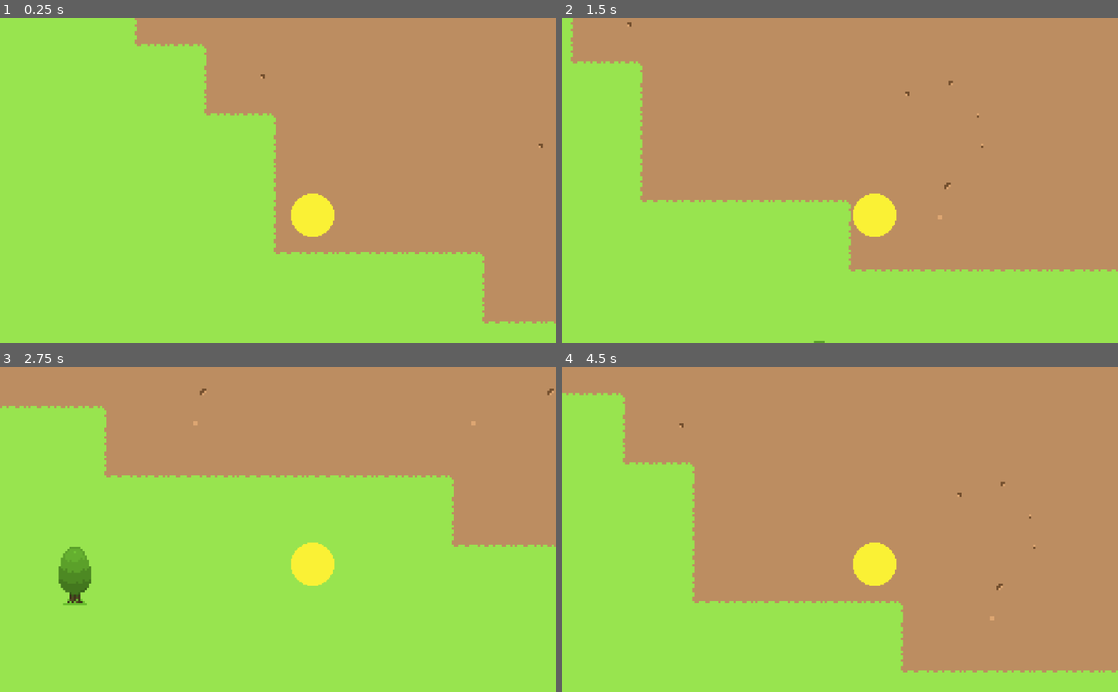
Above: before the commit, frames 1-4 (two rows, left to right).
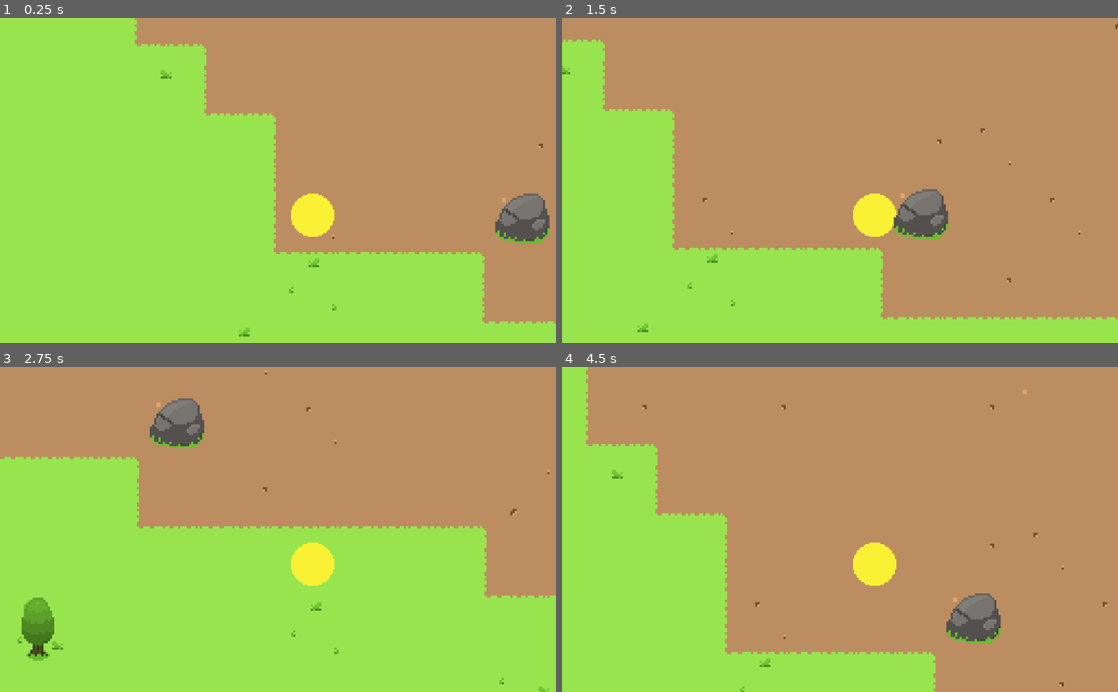
Above: after the commit, the same moments.

Repository: SkyMudder/Game
Game: Godot game, scene res://Main.tscn
The game is run twice, just before and just after one commit, with the same random seed, the same clock (stepped at 60 frames per second) and the same inputs.
Inputs:
- Up to frame 1 (0.25 s): no input
- Up to frame 2 (1.5 s): tap Enter at 0.5 s; hold Right (ui_right) 0.53-1.28 s; hold Down (ui_down) from 1.28 s (still down)
- Up to frame 3 (2.75 s): release Down (ui_down) at 2.03 s; hold Right (ui_right) from 2.03 s (still down)
- Up to frame 4 (4.5 s): release Right (ui_right) at 2.78 s; hold Up (ui_up) 2.78-3.53 s; hold Left (ui_left) from 3.53 s (still down)

The runs differ from the first frame. In frame 1, 1.4% of the frame differs, in the area x 28-99%, y 16-99%; in frame 2, 16%; in frame 3, 18%, in the area x 0-100%, y 1-100%; in frame 4, 13%.

Commit message:
Restructured TileMaps and removed some Grass textures. Grass on top of the Grass Floor now displays on the map

Diff:
--- a/Autoload/WorldVariables.gd
+++ b/Autoload/WorldVariables.gd
@@ -6,7 +6,7 @@
 const __chunkSizePixels : int = __tileSize * __chunkSizeTiles	# Chunk Size in Enigne Units
 
 var __root : Vector2 = Vector2.ZERO	# Where the first Chunk gets generated
-var __renderDistance : int = 2	# Render distance in Chunks (Must be higher than 1)
+var __renderDistance : int = 3	# Render distance in Chunks (Must be higher than 1)
 var __generatedChunks = []	# Array that stores all generated Chunks
 var __nextToGenerate = []	# Array that stores all the Chunks that are up next
 							# to generate (Neighbours of generated Chunks)
--- a/Main.tscn
+++ b/Main.tscn
@@ -1,12 +1,13 @@
-[gd_scene load_steps=14 format=2]
+[gd_scene load_steps=16 format=2]
 
 [ext_resource path="res://TilesetResources/GrassTileMap.png" type="Texture" id=1]
 [ext_resource path="res://Scripts/TileMap.gd" type="Script" id=2]
-[ext_resource path="res://TilesetResources/Nature.png" type="Texture" id=3]
+[ext_resource path="res://TilesetResources/NatureObjects.png" type="Texture" id=3]
 [ext_resource path="res://Sprites/Player.png" type="Texture" id=4]
 [ext_resource path="res://Scripts/Player.gd" type="Script" id=5]
 [ext_resource path="res://Scripts/GameManager.gd" type="Script" id=6]
 [ext_resource path="res://TilesetResources/Dirt.png" type="Texture" id=7]
+[ext_resource path="res://TilesetResources/GrassTop.png" type="Texture" id=8]
 
 [sub_resource type="TileSet" id=1]
 0/name = "Dirt.png 0"
@@ -105,18 +106,9 @@
 0/shapes = [  ]
 0/z_index = 0
 
-[sub_resource type="CircleShape2D" id=3]
-radius = 8.0
-
-[sub_resource type="ConvexPolygonShape2D" id=4]
-points = PoolVector2Array( 3.77344, 21.2571, 29.1699, 21.5362, 28.6117, 25.4434, 25.8209, 26.8388, 12.9832, 27.1179, 5.44794, 24.327 )
-
-[sub_resource type="ConvexPolygonShape2D" id=5]
-points = PoolVector2Array( 21.3556, 28.6076, 12.1459, 28.6076, 12.1459, 25.8168, 21.3556, 25.8168 )
-
-[sub_resource type="TileSet" id=6]
-0/name = "Nature.png 0"
-0/texture = ExtResource( 3 )
+[sub_resource type="TileSet" id=7]
+0/name = "GrassTop.png 0"
+0/texture = ExtResource( 8 )
 0/tex_offset = Vector2( 0, 0 )
 0/modulate = Color( 1, 1, 1, 1 )
 0/region = Rect2( 0, 0, 32, 32 )
@@ -129,8 +121,8 @@
 0/shape_one_way_margin = 0.0
 0/shapes = [  ]
 0/z_index = 0
-1/name = "Nature.png 1"
-1/texture = ExtResource( 3 )
+1/name = "GrassTop.png 1"
+1/texture = ExtResource( 8 )
 1/tex_offset = Vector2( 0, 0 )
 1/modulate = Color( 1, 1, 1, 1 )
 1/region = Rect2( 0, 32, 32, 32 )
@@ -143,8 +135,8 @@
 1/shape_one_way_margin = 0.0
 1/shapes = [  ]
 1/z_index = 0
-2/name = "Nature.png 2"
-2/texture = ExtResource( 3 )
+2/name = "GrassTop.png 2"
+2/texture = ExtResource( 8 )
 2/tex_offset = Vector2( 0, 0 )
 2/modulate = Color( 1, 1, 1, 1 )
 2/region = Rect2( 0, 64, 32, 32 )
@@ -157,8 +149,8 @@
 2/shape_one_way_margin = 0.0
 2/shapes = [  ]
 2/z_index = 0
-3/name = "Nature.png 3"
-3/texture = ExtResource( 3 )
+3/name = "GrassTop.png 3"
+3/texture = ExtResource( 8 )
 3/tex_offset = Vector2( 0, 0 )
 3/modulate = Color( 1, 1, 1, 1 )
 3/region = Rect2( 0, 96, 32, 32 )
@@ -171,11 +163,11 @@
 3/shape_one_way_margin = 0.0
 3/shapes = [  ]
 3/z_index = 0
-4/name = "Nature.png 4"
-4/texture = ExtResource( 3 )
+4/name = "GrassTop.png 4"
+4/texture = ExtResource( 8 )
 4/tex_offset = Vector2( 0, 0 )
 4/modulate = Color( 1, 1, 1, 1 )
-4/region = Rect2( 32, 0, 32, 32 )
+4/region = Rect2( 0, 128, 32, 32 )
 4/tile_mode = 0
 4/occluder_offset = Vector2( 0, 0 )
 4/navigation_offset = Vector2( 0, 0 )
@@ -185,202 +177,59 @@
 4/shape_one_way_margin = 0.0
 4/shapes = [  ]
 4/z_index = 0
-5/name = "Nature.png 5"
-5/texture = ExtResource( 3 )
-5/tex_offset = Vector2( 0, 0 )
-5/modulate = Color( 1, 1, 1, 1 )
-5/region = Rect2( 32, 32, 32, 32 )
-5/tile_mode = 0
-5/occluder_offset = Vector2( 0, 0 )
-5/navigation_offset = Vector2( 0, 0 )
-5/shape_offset = Vector2( 0, 0 )
-5/shape_transform = Transform2D( 1, 0, 0, 1, 0, 0 )
-5/shape_one_way = false
-5/shape_one_way_margin = 0.0
-5/shapes = [  ]
-5/z_index = 0
-6/name = "Nature.png 6"
-6/texture = ExtResource( 3 )
-6/tex_offset = Vector2( 0, 0 )
-6/modulate = Color( 1, 1, 1, 1 )
-6/region = Rect2( 32, 64, 32, 32 )
-6/tile_mode = 0
-6/occluder_offset = Vector2( 0, 0 )
-6/navigation_offset = Vector2( 0, 0 )
-6/shape_offset = Vector2( 0, 0 )
-6/shape_transform = Transform2D( 1, 0, 0, 1, 0, 0 )
-6/shape_one_way = false
-6/shape_one_way_margin = 0.0
-6/shapes = [  ]
-6/z_index = 0
-7/name = "Nature.png 7"
-7/texture = ExtResource( 3 )
-7/tex_offset = Vector2( 0, 0 )
-7/modulate = Color( 1, 1, 1, 1 )
-7/region = Rect2( 32, 96, 32, 32 )
-7/tile_mode = 0
-7/occluder_offset = Vector2( 0, 0 )
-7/navigation_offset = Vector2( 0, 0 )
-7/shape_offset = Vector2( 0, 0 )
-7/shape_transform = Transform2D( 1, 0, 0, 1, 0, 0 )
-7/shape_one_way = false
-7/shape_one_way_margin = 0.0
-7/shapes = [  ]
-7/z_index = 0
-8/name = "Nature.png 8"
-8/texture = ExtResource( 3 )
-8/tex_offset = Vector2( 0, 0 )
-8/modulate = Color( 1, 1, 1, 1 )
-8/region = Rect2( 64, 0, 32, 32 )
-8/tile_mode = 0
-8/occluder_offset = Vector2( 0, 0 )
-8/navigation_offset = Vector2( 0, 0 )
-8/shape_offset = Vector2( 0, 0 )
-8/shape_transform = Transform2D( 1, 0, 0, 1, 0, 0 )
-8/shape_one_way = false
-8/shape_one_way_margin = 0.0
-8/shapes = [  ]
-8/z_index = 0
-9/name = "Nature.png 9"
-9/texture = ExtResource( 3 )
-9/tex_offset = Vector2( 0, 0 )
-9/modulate = Color( 1, 1, 1, 1 )
-9/region = Rect2( 64, 32, 32, 32 )
-9/tile_mode = 0
-9/occluder_offset = Vector2( 0, 0 )
-9/navigation_offset = Vector2( 0, 0 )
-9/shape_offset = Vector2( 0, 0 )
-9/shape_transform = Transform2D( 1, 0, 0, 1, 0, 0 )
-9/shape_one_way = false
-9/shape_one_way_margin = 0.0
-9/shapes = [  ]
-9/z_index = 0
-10/name = "Nature.png 10"
-10/texture = ExtResource( 3 )
-10/tex_offset = Vector2( 0, 0 )
-10/modulate = Color( 1, 1, 1, 1 )
-10/region = Rect2( 64, 64, 32, 32 )
-10/tile_mode = 0
-10/occluder_offset = Vector2( 0, 0 )
-10/navigation_offset = Vector2( 0, 0 )
-10/shape_offset = Vector2( 0, 0 )
-10/shape_transform = Transform2D( 1, 0, 0, 1, 0, 0 )
-10/shape_one_way = false
-10/shape_one_way_margin = 0.0
-10/shapes = [  ]
-10/z_index = 0
-11/name = "Nature.png 11"
-11/texture = ExtResource( 3 )
-11/tex_offset = Vector2( 0, 0 )
-11/modulate = Color( 1, 1, 1, 1 )
-11/region = Rect2( 64, 96, 32, 32 )
-11/tile_mode = 0
-11/occluder_offset = Vector2( 0, 0 )
-11/navigation_offset = Vector2( 0, 0 )
-11/shape_offset = Vector2( 0, 0 )
-11/shape_transform = Transform2D( 1, 0, 0, 1, 0, 0 )
-11/shape_one_way = false
-11/shape_one_way_margin = 0.0
-11/shapes = [  ]
-11/z_index = 0
-12/name = "Nature.png 12"
-12/texture = ExtResource( 3 )
-12/tex_offset = Vector2( 0, 0 )
-12/modulate = Color( 1, 1, 1, 1 )
-12/region = Rect2( 96, 0, 32, 32 )
-12/tile_mode = 0
-12/occluder_offset = Vector2( 0, 0 )
-12/navigation_offset = Vector2( 0, 0 )
-12/shape_offset = Vector2( 0, 0 )
-12/shape_transform = Transform2D( 1, 0, 0, 1, 0, 0 )
-12/shape_one_way = false
-12/shape_one_way_margin = 0.0
-12/shapes = [  ]
-12/z_index = 0
-13/name = "Nature.png 13"
-13/texture = ExtResource( 3 )
-13/tex_offset = Vector2( 0, 0 )
-13/modulate = Color( 1, 1, 1, 1 )
-13/region = Rect2( 96, 32, 32, 32 )
-13/tile_mode = 0
-13/occluder_offset = Vector2( 0, 0 )
-13/navigation_offset = Vector2( 0, 0 )
-13/shape_offset = Vector2( 0, 0 )
-13/shape_transform = Transform2D( 1, 0, 0, 1, 0, 0 )
-13/shape_one_way = false
-13/shape_one_way_margin = 0.0
-13/shapes = [  ]
-13/z_index = 0
-14/name = "Nature.png 14"
-14/texture = ExtResource( 3 )
-14/tex_offset = Vector2( 0, 0 )
-14/modulate = Color( 1, 1, 1, 1 )
-14/region = Rect2( 96, 64, 32, 32 )
-14/tile_mode = 0
-14/occluder_offset = Vector2( 0, 0 )
-14/navigation_offset = Vector2( 0, 0 )
-14/shape_offset = Vector2( 0, 0 )
-14/shape_transform = Transform2D( 1, 0, 0, 1, 0, 0 )
-14/shape_one_way = false
-14/shape_one_way_margin = 0.0
-14/shapes = [  ]
-14/z_index = 0
-15/name = "Nature.png 15"
-15/texture = ExtResource( 3 )
-15/tex_offset = Vector2( 0, 0 )
-15/modulate = Color( 1, 1, 1, 1 )
-15/region = Rect2( 96, 96, 32, 32 )
-15/tile_mode = 0
-15/occluder_offset = Vector2( 0, 0 )
-15/navigation_offset = Vector2( 0, 0 )
-15/shape_offset = Vector2( 0, 0 )
-15/shape_transform = Transform2D( 1, 0, 0, 1, 0, 0 )
-15/shape_one_way = false
-15/shape_one_way_margin = 0.0
-15/shapes = [  ]
-15/z_index = 0
-16/name = "Nature.png 16"
-16/texture = ExtResource( 3 )
-16/tex_offset = Vector2( 0, 0 )
-16/modulate = Color( 1, 1, 1, 1 )
-16/region = Rect2( 128, 0, 32, 32 )
-16/tile_mode = 0
-16/occluder_offset = Vector2( 0, 0 )
-16/navigation_offset = Vector2( 0, 0 )
-16/shape_offset = Vector2( 0, 0 )
-16/shape_transform = Transform2D( 1, 0, 0, 1, 0, 0 )
-16/shape = SubResource( 4 )
-16/shape_one_way = false
-16/shape_one_way_margin = 1.0
-16/shapes = [ {
+
+[sub_resource type="CircleShape2D" id=3]
+radius = 8.0
+
+[sub_resource type="ConvexPolygonShape2D" id=8]
+points = PoolVector2Array( 30.1877, 29.4368, 3.06102, 29.4368, 3.06102, 19.3898, 30.1877, 19.3898 )
+
+[sub_resource type="ConvexPolygonShape2D" id=9]
+points = PoolVector2Array( 21.9655, 31.1113, 10.579, 31.1113, 10.579, 24.7482, 21.9655, 24.7482 )
+
+[sub_resource type="TileSet" id=6]
+0/name = "NatureObjects.png 0"
+0/texture = ExtResource( 3 )
+0/tex_offset = Vector2( 0, 0 )
+0/modulate = Color( 1, 1, 1, 1 )
+0/region = Rect2( 0, 0, 32, 32 )
+0/tile_mode = 0
+0/occluder_offset = Vector2( 0, 0 )
+0/navigation_offset = Vector2( 0, 0 )
+0/shape_offset = Vector2( 0, 0 )
+0/shape_transform = Transform2D( 1, 0, 0, 1, 0, 0 )
+0/shape = SubResource( 8 )
+0/shape_one_way = false
+0/shape_one_way_margin = 1.0
+0/shapes = [ {
 "autotile_coord": Vector2( 0, 0 ),
 "one_way": false,
 "one_way_margin": 1.0,
-"shape": SubResource( 4 ),
+"shape": SubResource( 8 ),
 "shape_transform": Transform2D( 1, 0, 0, 1, 0, 0 )
 } ]
-16/z_index = 0
-17/name = "Nature.png 17"
-17/texture = ExtResource( 3 )
-17/tex_offset = Vector2( 0, 0 )
-17/modulate = Color( 1, 1, 1, 1 )
-17/region = Rect2( 128, 32, 32, 32 )
-17/tile_mode = 0
-17/occluder_offset = Vector2( 0, 0 )
-17/navigation_offset = Vector2( 0, 0 )
-17/shape_offset = Vector2( 0, 0 )
-17/shape_transform = Transform2D( 1, 0, 0, 1, 0, 0 )
-17/shape = SubResource( 5 )
-17/shape_one_way = false
-17/shape_one_way_margin = 1.0
-17/shapes = [ {
+0/z_index = 0
+1/name = "NatureObjects.png 1"
+1/texture = ExtResource( 3 )
+1/tex_offset = Vector2( 0, 0 )
+1/modulate = Color( 1, 1, 1, 1 )
+1/region = Rect2( 32, 0, 32, 32 )
+1/tile_mode = 0
+1/occluder_offset = Vector2( 0, 0 )
+1/navigation_offset = Vector2( 0, 0 )
+1/shape_offset = Vector2( 0, 0 )
+1/shape_transform = Transform2D( 1, 0, 0, 1, 0, 0 )
+1/shape = SubResource( 9 )
+1/shape_one_way = false
+1/shape_one_way_margin = 1.0
+1/shapes = [ {
 "autotile_coord": Vector2( 0, 0 ),
 "one_way": false,
 "one_way_margin": 1.0,
-"shape": SubResource( 5 ),
+"shape": SubResource( 9 ),
 "shape_transform": Transform2D( 1, 0, 0, 1, 0, 0 )
 } ]
-17/z_index = 0
+1/z_index = 0
 
 [node name="Main" type="Node2D"]
 script = ExtResource( 6 )
@@ -389,11 +238,17 @@
 tile_set = SubResource( 1 )
 cell_size = Vector2( 32, 32 )
 format = 1
-tile_data = PoolIntArray( 0, 4, 0 )
+tile_data = PoolIntArray( 0, 0, 0 )
 script = ExtResource( 2 )
 
 [node name="Grass" type="TileMap" parent="."]
 tile_set = SubResource( 2 )
+cell_size = Vector2( 32, 32 )
+format = 1
+script = ExtResource( 2 )
+
+[node name="GrassTop" type="TileMap" parent="."]
+tile_set = SubResource( 7 )
 cell_size = Vector2( 32, 32 )
 format = 1
 script = ExtResource( 2 )
--- a/Scripts/TileMap.gd
+++ b/Scripts/TileMap.gd
@@ -1,9 +1,10 @@
 extends TileMap
 
 
-onready var tileMapDirt = get_parent().get_node("Dirt")	# Dirt TileMap
-onready var tileMapGrass = get_parent().get_node("Grass")	# Grass TileMap
-onready var tileMapNature = get_parent().get_node("Nature")	# Nature TileMap
+onready var tileMapDirt = get_parent().get_node("Dirt")
+onready var tileMapGrass = get_parent().get_node("Grass")
+onready var tileMapNature = get_parent().get_node("Nature")
+onready var tileMapGrassTop = get_parent().get_node("GrassTop")
 
 var size : int = WorldVariables.getChunkSizeTiles()	# Chunk Size
 var noise : OpenSimplexNoise = OpenSimplexNoise.new()	#Holds Noise Texture
@@ -41,6 +42,56 @@
 	if !WorldVariables.getGeneratedChunks().has(rootUp):
 		WorldVariables.setNextToGenerate(rootUp)
 
+"""Creates a noise texture to generate specific tiles based on the noise value"""
+func createNoiseAndGenerate(root, size):
+	var percentage = SpawnRates.getPercentage()
+	var rng = RandomNumberGenerator.new()
+	rng.seed = root.x * root.y
+
+	for x in range(size):
+		for y in range(size):
+			var rand = rng.randi_range(0, percentage)
+			var posCurrent = Vector2(x, y)
+			var noise2D = noise.get_noise_2d(x + root.x * size, y + root.y * size) + 1
+			if noise2D < 1:
+				var randDirt = rng.randi_range(0, 3)
+				generateDirt(posCurrent, root, rand, randDirt)
+			elif noise2D > 1:
+				var randGrass = rng.randi_range(0, 4)
+				generateGrass(posCurrent, root, rand)
+				generateGrassTop(posCurrent, root, rand, randGrass)
+
+"""Generates the Dirt Floor
+None of these Tiles have Collision"""
+func generateDirt(posCurrent, root, rand, randDirt):
+	tileMapDirt.set_cell(posCurrent.x + root.x * size, posCurrent.y + root.y * size, 0)
+	if rand < SpawnRates.getDirt():
+		tileMapDirt.set_cell(posCurrent.x + root.x * size, posCurrent.y + root.y * size, randDirt)
+	else:
+		tileMapDirt.set_cell(posCurrent.x + root.x * size, posCurrent.y + root.y * size, 4)
+	generateNature(0, posCurrent, root, rand)
+
+"""Generates the Grass Floor
+None of these Tiles have Collision"""
+func generateGrass(posCurrent, root, rand):
+	tileMapGrass.set_cell(posCurrent.x + root.x * size, posCurrent.y + root.y * size, 0)
+	generateNature(1, posCurrent, root, rand)
+
+"""Generates Grass on top of the Grass Floor"""
+func generateGrassTop(posCurrent, root, rand, randGrass):
+	if rand < SpawnRates.getGrass():
+		tileMapGrassTop.set_cell(posCurrent.x + root.x * size, posCurrent.y + root.y * size, randGrass)
+
+"""Generates Nature-Objects on top of the Floor
+Some of these Tiles have Collision"""
+func generateNature(type, posCurrent, root, rand):
+	if type == 0:
+		if rand < SpawnRates.getRock():
+			tileMapNature.set_cell(posCurrent.x + root.x * size, posCurrent.y + root.y * size, type)
+	if type == 1:
+		if rand < SpawnRates.getTree():
+			tileMapNature.set_cell(posCurrent.x + root.x * size, posCurrent.y + root.y * size, type)
+
 """Removes a Chunk from the world and from the generatedChunks Array"""
 func removeChunk(root):
 	removeDirt(root)
@@ -60,52 +111,14 @@
 		for y in range(size):
 			tileMapGrass.set_cell(x + root.x * size, y + root.y * size, -1)
 
+"""Removes the Grass on top of the Grass Floor"""
+func removeGrassTop(root):
+	for x in range(size):
+		for y in range(size):
+			tileMapGrassTop.set_cell(x + root.x * size, y + root.y * size, -1)
+
 """Removes the Nature-Objects"""
 func removeNature(root):
 	for x in range(size):
 		for y in range(size):
 			tileMapNature.set_cell(x + root.x * size, y + root.y * size, -1)
-
-"""Creates a noise texture to generate specific tiles based on the noise value
-Currently generates Dirt and Grass with varying Objects on top of it"""
-func createNoiseAndGenerate(root, size):
-	var percentage = SpawnRates.getPercentage()
-	var rng = RandomNumberGenerator.new()
-	rng.seed = root.x * root.y
-
-	for x in range(size):
-		for y in range(size):
-			var rand = rng.randi_range(0, percentage)
-			var posCurrent = Vector2(x, y)
-			var noise2D = noise.get_noise_2d(x + root.x * size, y + root.y * size) + 1
-			if noise2D < 1:
-				var randDirt = rng.randi_range(0, 3)
-				generateDirt(posCurrent, root, rand, randDirt)
-			elif noise2D > 1:
-				generateGrass(posCurrent, root, rand)
-
-"""Generates the Dirt Floor
-None of these Tiles have Collision"""
-func generateDirt(posCurrent, root, rand, randDirt):
-	tileMapDirt.set_cell(posCurrent.x + root.x * size, posCurrent.y + root.y * size, 0)
-	if rand < SpawnRates.getDirt():
-		tileMapDirt.set_cell(posCurrent.x + root.x * size, posCurrent.y + root.y * size, randDirt)
-	else:
-		tileMapDirt.set_cell(posCurrent.x + root.x * size, posCurrent.y + root.y * size, 4)
-	generateNature(16, posCurrent, root, rand)
-
-"""Generates the Grass Floor
-None of these Tiles have Collision"""
-func generateGrass(posCurrent, root, rand):
-	tileMapGrass.set_cell(posCurrent.x + root.x * size, posCurrent.y + root.y * size, 0)
-	generateNature(17, posCurrent, root, rand)
-
-"""Generates Nature-Objects on top of the Floor
-Some of these Tiles have Collision"""
-func generateNature(type, posCurrent, root, rand):
-	if type == 16:
-		if rand < SpawnRates.getRock():
-			tileMapNature.set_cell(posCurrent.x + root.x * size, posCurrent.y + root.y * size, type)
-	if type == 17:
-		if rand < SpawnRates.getTree():
-			tileMapNature.set_cell(posCurrent.x + root.x * size, posCurrent.y + root.y * size, type)
Binary file added: TilesetResources/GrassTop.png
Not shown, added: TilesetResources/GrassTop.png.import
Binary file added: TilesetResources/NatureObjects.png
Not shown, added: TilesetResources/NatureObjects.png.import
